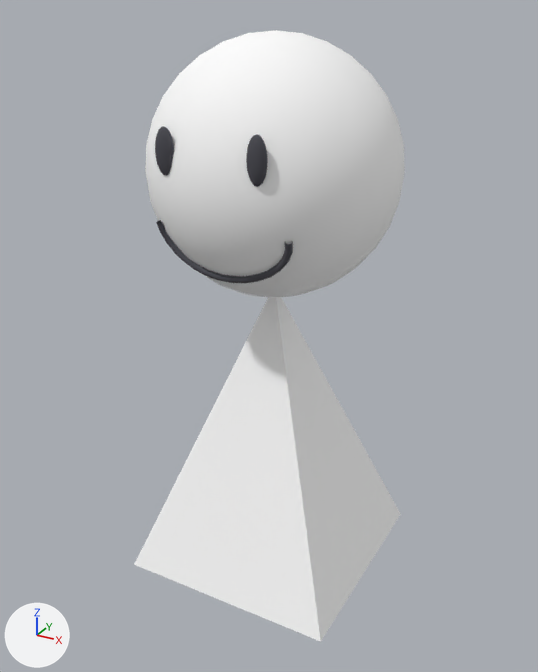
The glTF model public/asset/char1.glb as it was, and as the next commit left it.
Before and after are seen from a 50 mm camera at (3.2, -5.93, 5.42) aimed at (-0.02, -0.08, 2.49). Lighting does not change. The marker at lower left points along +X, +Y and +Z. The picture after the commit comes second. Where no turn or scale is listed for an object, it has been applied to the vertices.

In view in the first picture: 'Body_Pyramid', 'Eye', 'Eye.001', 'Head', 'Mouth'.
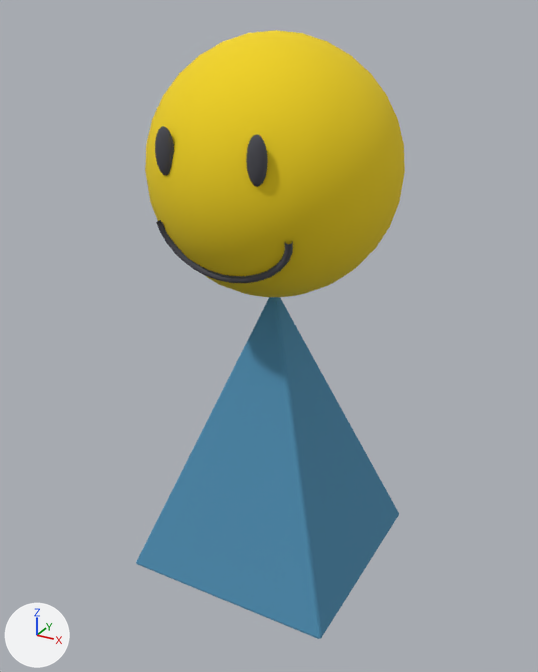
The change, as a diff of the scene's bpy script:
```diff
--- a/public/asset/char1.glb.py
+++ b/public/asset/char1.glb.py
@@ mat_crayon_blue @@
 mat_crayon_blue = principled_material('Crayon_Blue')
-mat_crayon_blue.base_color = (1.0, 1.0, 1.0)  # white #ffffff
+mat_crayon_blue.base_color = (0.0732, 0.263, 0.434)  # blue #4c8cb0
 mat_crayon_blue.roughness = 0.96
@@ mat_crayon_yellow @@
 mat_crayon_yellow = principled_material('Crayon_Yellow')
-mat_crayon_yellow.base_color = (1.0, 1.0, 1.0)  # white #ffffff
+mat_crayon_yellow.base_color = (0.89, 0.656, 0.00854)  # yellow #f2d417
 mat_crayon_yellow.roughness = 0.96
```

Where the change shows, as pixel boxes [x1, y1, x2, y2] in the pictures (538 x 672 px):
'Head', recoloured (white to yellow)
    both: [145, 30, 405, 297]
'Body_Pyramid', recoloured (white to blue)
    both: [136, 297, 399, 639]
